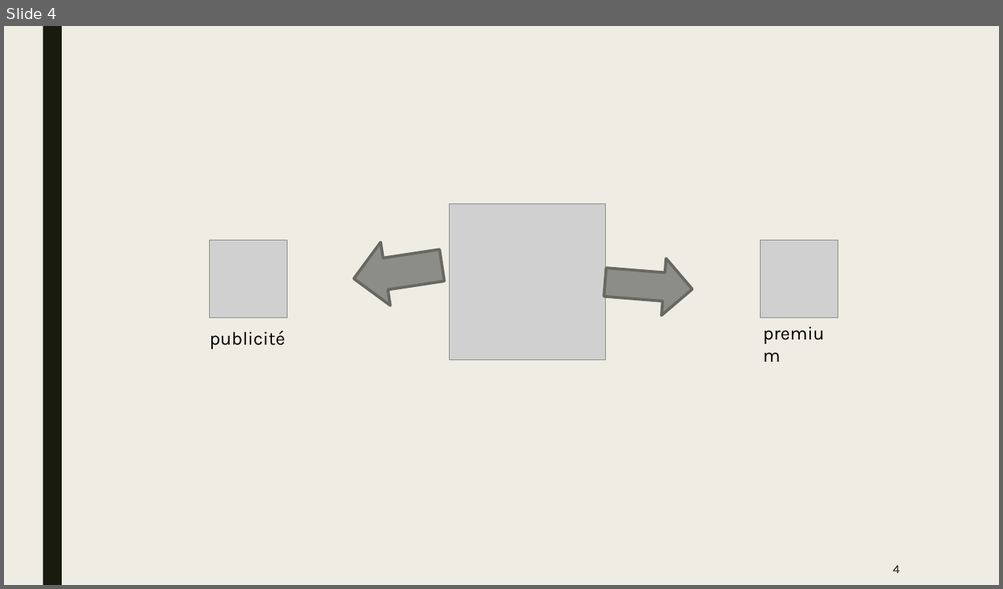
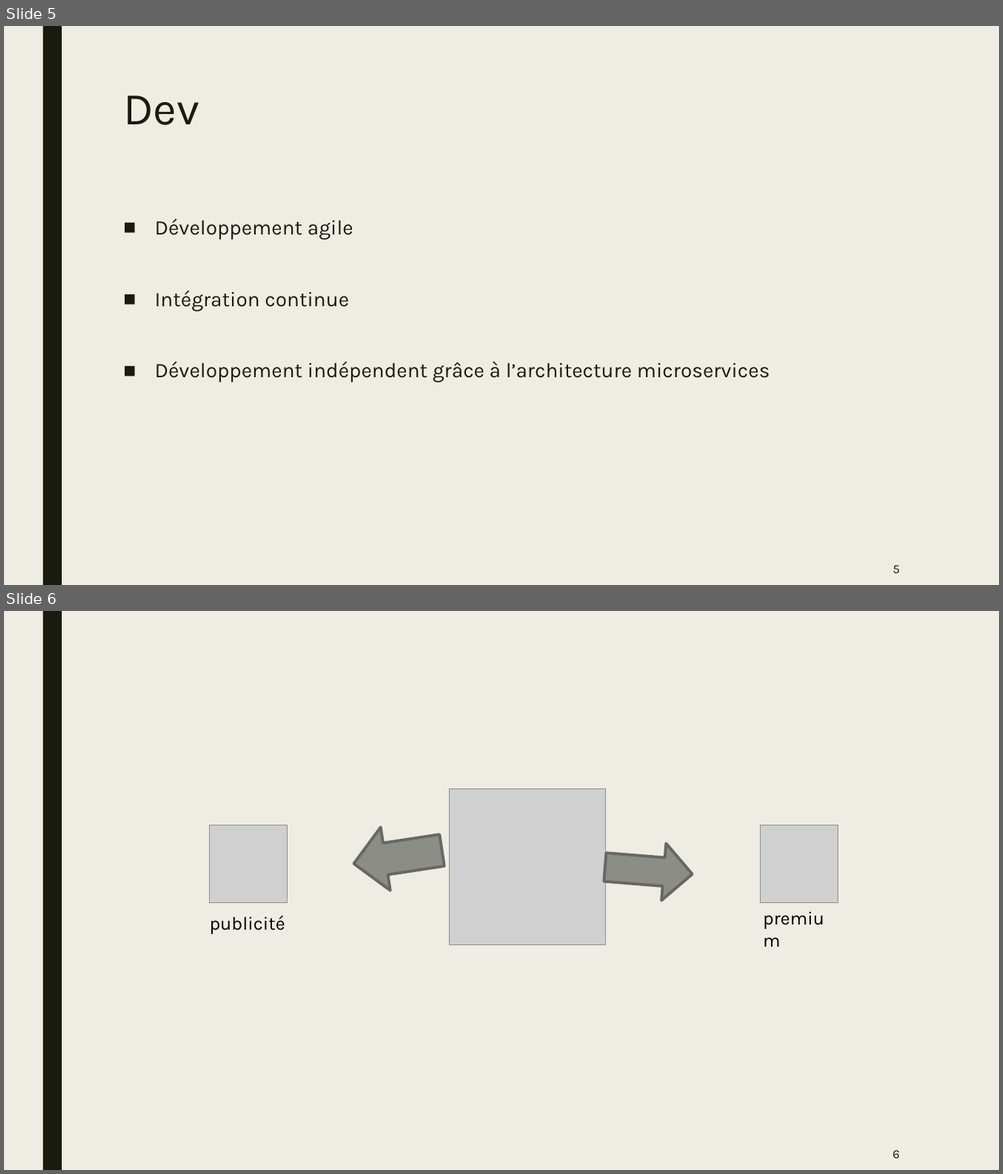
Before and after one commit to unige-pinfo-2019/PInfo2, a slide deck: Docs/Presentation/Pres_1.pptx. Shown one above the other, each under a label of ours: slide 4 before the commit, slides 5 and 6 after it. The pictures are 1003x589 and 1003x1174 pixels, drawn with LibreOffice and Linux fonts; fonts in the diff are those of the drawing; grey boxes stand for pictures. Boxes give left, top, right and bottom in pixels: in the first picture for what was removed or moved away, otherwise in the second. Text is boxed around its words. In the diff, an @@ line names an element or a change of style, - is before the commit and + after.

```diff
--- a/Docs/Presentation/Pres_1.pptx
+++ b/Docs/Presentation/Pres_1.pptx
@@ slide 5 added at <box>4,26,999,585</box>, background #EFEDE3; not listed: 1 template element that a slide beside it also shows @@
@@ title added at <box>123,96,199,125</box>, 44 pt, text #191B0E @@
+Dev
@@ text added at <box>155,219,770,383</box>, 20 pt, text #191B0E @@
+■ Développement agile
+■ Intégration continue
+■ Développement indépendent grâce à l’architecture microservices
@@ page number added at <box>893,565,899,574</box>, 12 pt, text #191B0E @@
+5
@@ what was slide 4 is now slide 6 @@
@@ page number at <box>892,1150,899,1159</box>: text changed @@
-4
+6
```
Also in this commit, not shown: 2 slides changed, 3 other slides added, 1 slide removed.
